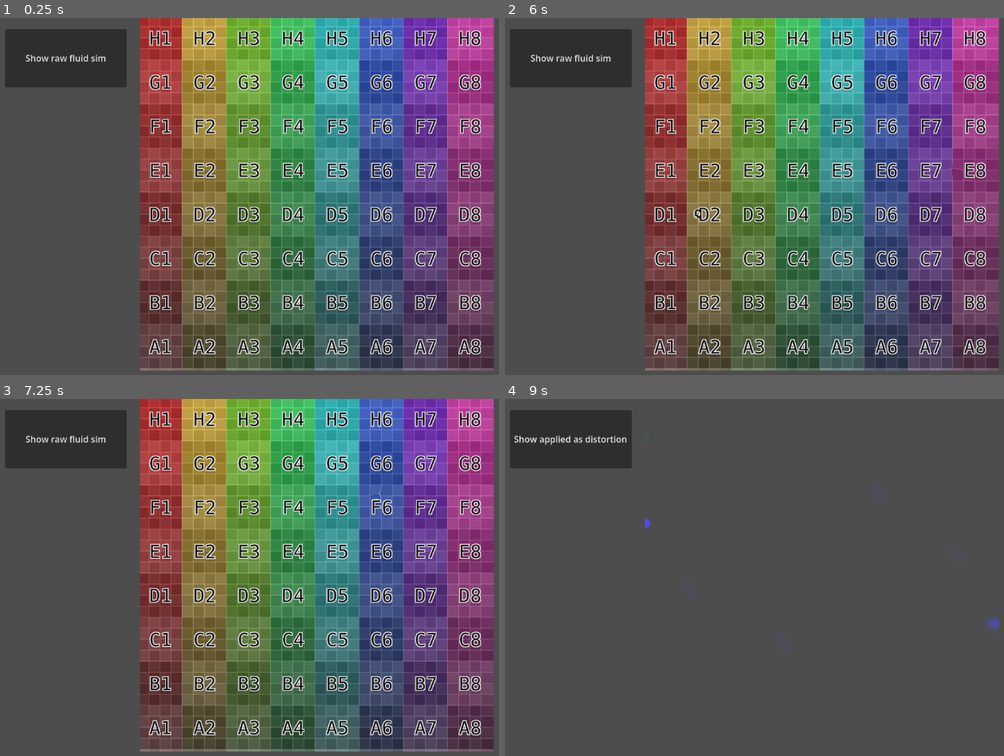
Above: before the commit, frames 1-4 (two rows, left to right).
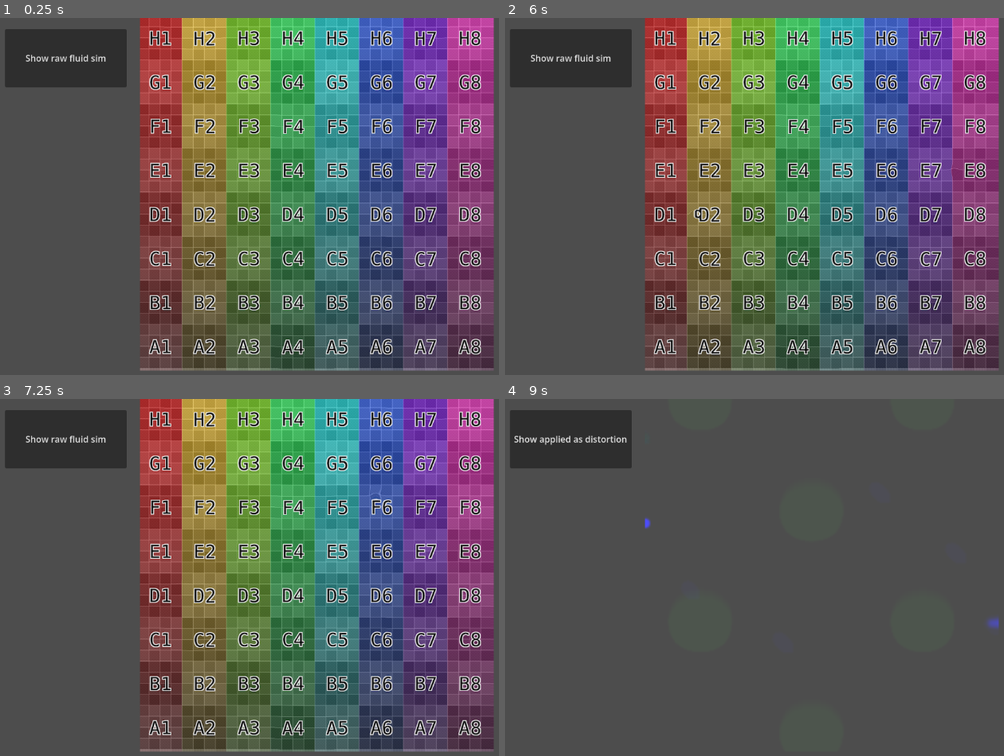
Above: after the commit, the same moments.

Repository: zvodd/Godot_fluid-sim-glsl
Game: Godot game, scene res://fluidsim_MainTest.tscn
Same seed, same stepped clock (60 frames per second), same inputs: the game is played once before the commit and once after it.
Inputs (mouse positions are in pixels of both pictures, inside the frame that each line leads up to):
- Up to frame 1 (0.25 s): no input
- Up to frame 2 (6 s): click "Show raw fluid sim" at 0.5 s; click "Show applied as distortion" at 1.25 s; click "Show raw fluid sim" at 2 s; click "Show applied as distortion" at 2.75 s; click "Show raw fluid sim" at 3.5 s; click "Show applied as distortion" at 4.25 s; tap Enter at 5 s; move the mouse to (964, 178) at 5.02 s; click (964, 178) at 5.17 s; tap Space at 5.75 s; move the mouse to (694, 214) at 5.77 s; click (694, 214) at 5.92 s
- Up to frame 3 (7.25 s): move the mouse to (379, 498) at 6.52 s; click (379, 498) at 6.67 s
- Up to frame 4 (9 s): move the mouse to (789, 648) at 7.27 s; click (789, 648) at 7.42 s; move the mouse to (outside the picture) at 8.02 s; click (outside the picture) at 8.17 s; tap Enter at 8.75 s; move the mouse to (629, 523) at 8.77 s; click (629, 523) at 8.92 s

The runs differ from the first frame. In frame 1, 0.7% of the frame differs, in the area x 32-90%, y 2-99%; in frame 2, 0.7%; in frame 3, 0.7%; in frame 4, less than 0.1%.

Commit message:
improve fluid shader

Diff:
--- a/fluid_logic.gdshader
+++ b/fluid_logic.gdshader
@@ -1,77 +1,75 @@
 shader_type canvas_item;
 
 uniform sampler2D prev_state : source_color;
-uniform vec2 res = vec2(256.0,256.0);
+uniform vec2 res = vec2(256.0, 256.0);
 uniform float dt = 0.016;
-uniform float vel_scale = 20.0; // max velocity encoded
+uniform float vel_scale = 20.0;
 uniform float dissipation = 0.995;
+uniform float wave_strength = 0.05; // Ocean feel
+uniform float TIME_VAL; // Pass TIME here
 
 vec4 sample_clamp(vec2 uv) {
-    uv = clamp(uv, vec2(0.0), vec2(1.0));
-    return texture(prev_state, uv);
+    return texture(prev_state, clamp(uv, vec2(0.0), vec2(1.0)));
 }
 
 vec2 decode_vel(vec4 s) {
-    // R,G encode signed velocity mapped around 0.5
     return (s.rg - 0.5) * 2.0 * vel_scale;
 }
 
 float decode_scalar(float c) {
-    // B/A store 0..1
     return clamp(c, 0.0, 1.0);
 }
 
 vec4 encode_out(vec2 vel, float density, float pressure) {
-    vec2 enc_vel = (vel / vel_scale) * 0.5 + 0.5;
-    enc_vel = clamp(enc_vel, vec2(0.0), vec2(1.0));
-    return vec4(enc_vel.x, enc_vel.y, clamp(density,0.0,1.0), clamp(pressure,0.0,1.0));
+    vec2 enc_vel = (vel / (vel_scale * 2.0)) + 0.5;
+    return vec4(clamp(enc_vel, 0.0, 1.0), clamp(density, 0.0, 1.0), clamp(pressure, 0.0, 1.0));
 }
 
 void fragment() {
     vec2 uv = SCREEN_UV;
     vec2 px = 1.0 / res;
 
-    // read current state
+    // 1. Advection (Semi-Lagrangian)
     vec4 cur = sample_clamp(uv);
     vec2 cur_vel = decode_vel(cur);
-    float cur_den = decode_scalar(cur.b);
-    float cur_p = decode_scalar(cur.a);
+    // Backtrace: use normalized UV units
+    vec2 back_uv = uv - (cur_vel * dt * px);
+    vec4 adv = sample_clamp(back_uv);
 
-    // Advection: backtrace using velocity (pixels/sec -> uv/sec)
-    vec2 back_uv = uv - (cur_vel * dt) / res;
-    vec4 adv = sample_clamp(back_uv);
-    vec2 adv_vel = decode_vel(adv);
-    float adv_den = decode_scalar(adv.b);
-    float adv_p = decode_scalar(adv.a);
+    vec2 vel = decode_vel(adv);
+    float density = decode_scalar(adv.b);
+    float pressure = decode_scalar(adv.a);
 
-    // Diffusion / simple damping on velocity and density
-    // Laplacian sample
+    // 2. Neighbor Sampling
     vec4 n = sample_clamp(uv + vec2(0.0, px.y));
     vec4 s = sample_clamp(uv - vec2(0.0, px.y));
     vec4 e = sample_clamp(uv + vec2(px.x, 0.0));
     vec4 w = sample_clamp(uv - vec2(px.x, 0.0));
 
-    vec2 n_vel = decode_vel(n);
-    vec2 s_vel = decode_vel(s);
-    vec2 e_vel = decode_vel(e);
-    vec2 w_vel = decode_vel(w);
+    vec2 n_v = decode_vel(n);
+    vec2 s_v = decode_vel(s);
+    vec2 e_v = decode_vel(e);
+    vec2 w_v = decode_vel(w);
 
-    // simple pressure/projection
-    float div = 0.5 * ((e_vel.x - w_vel.x) + (n_vel.y - s_vel.y)) / vel_scale; // normalized approx
-    float pressure = adv_p;
-    // Jacobi-like one-step (very approximate)
-    float neighbor_p = (n.a + s.a + e.a + w.a) * 0.25;
-    pressure = mix(pressure, neighbor_p - div * 0.25, 0.5);
+    // 3. Divergence & Pressure (Poisson approx)
+    // Div = (du/dx + dv/dy)
+    float div = 0.5 * ((e_v.x - w_v.x) + (n_v.y - s_v.y));
+    float p_neighbor = (n.a + s.a + e.a + w.a) * 0.25;
+    pressure = p_neighbor - (div * 0.125); // Relax divergence
 
-    // subtract gradient from velocity (project)
-    float grad_px = 0.5 * (e.a - w.a) * vel_scale;
-    float grad_py = 0.5 * (n.a - s.a) * vel_scale;
-    vec2 proj_vel = adv_vel - vec2(grad_px, grad_py);
+    // 4. Gradient Subtraction (Projection)
+    // Project velocity to be mass-conserving
+    vec2 grad_p = vec2(e.a - w.a, n.a - s.a) * 0.5;
+    vel -= grad_p * vel_scale * 0.5;
 
-    // dissipation
-    proj_vel *= dissipation;
-    adv_den *= dissipation;
+    // 5. Ocean Force (Ambient motion)
+    // Sinusoidal force prevents static death
+    float ocean_force = sin(uv.x * 10.0 + TIME_VAL) * cos(uv.y * 10.0 + TIME_VAL);
+    vel.y += ocean_force * wave_strength;
 
-    // pack and output
-    COLOR = encode_out(proj_vel, adv_den, pressure);
+    // 6. Dissipation
+    vel *= dissipation;
+    density *= dissipation;
+
+    COLOR = encode_out(vel, density, pressure);
 }
